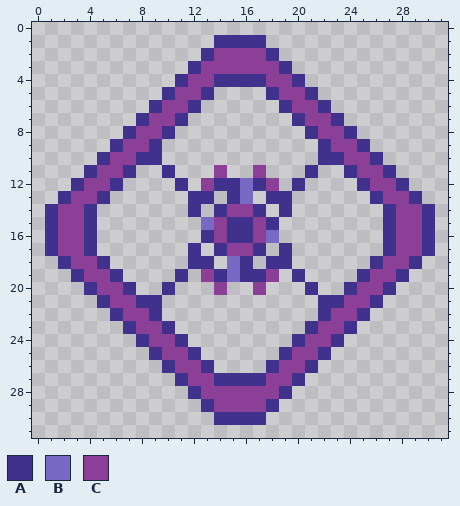
Pixel-art sprite -- assets/sprites/enemy1.png. Above is the file before it was changed.
The file is 32x32 pixels.
Palette (. is transparent): A #40318d  B #7869c4  C #8b3f96
After:
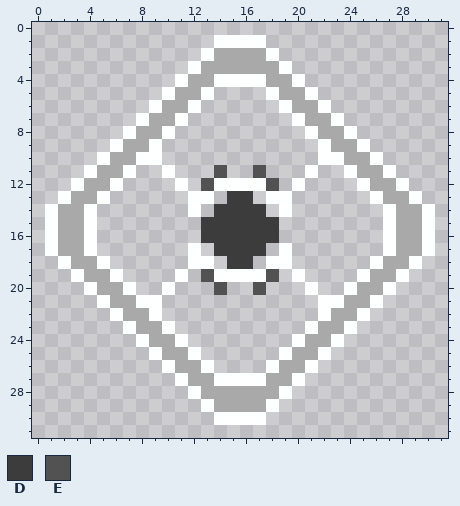
Colours new in this view: D #3c3c3c  E #525252
The edit:
Colour A changes from #40318d to #feffff.
Colour C changes from #8b3f96 to #a9a9a9.
The author changed colour B to colour A in row 12 at x 16; in row 19 at x 15.
The author changed colour A to colour D in row 13 at x 15; in row 14 at x 14 and 17; in row 15 at x 15 to 16 and 18; in row 16 at x 13 and 15 to 16; in row 17 at x 14 and 17; in row 18 at x 16.
The author changed colour B to colour D in row 13 at x 16; in row 15 at x 13; in row 16 at x 18; in row 18 at x 15.
The author changed colour C to colour D in row 14 at x 15 to 16; in rows 15 to 16 at x 14 and 17; in row 17 at x 15 to 16.
The author changed colour C to colour E in row 11 at x 14 and 17; in row 12 at x 13 and 18; in row 19 at x 13 and 18; in row 20 at x 14 and 17.
Changed places in both pictures, as pixel boxes (x1, y1, x2, y2):
changed: (45, 35, 435, 425)
